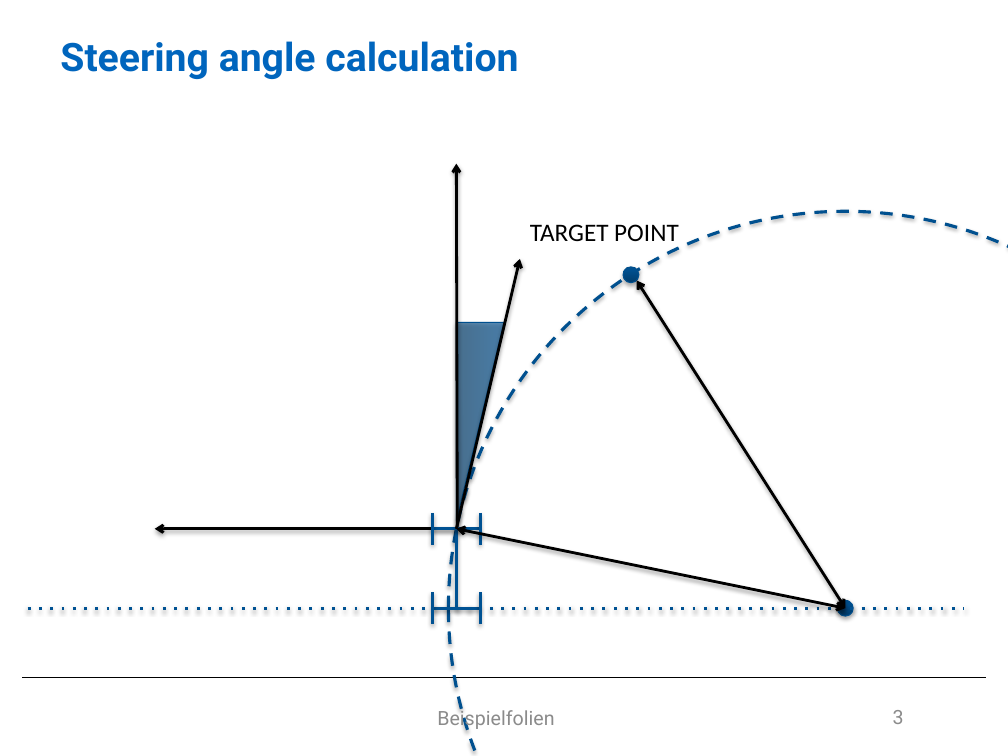
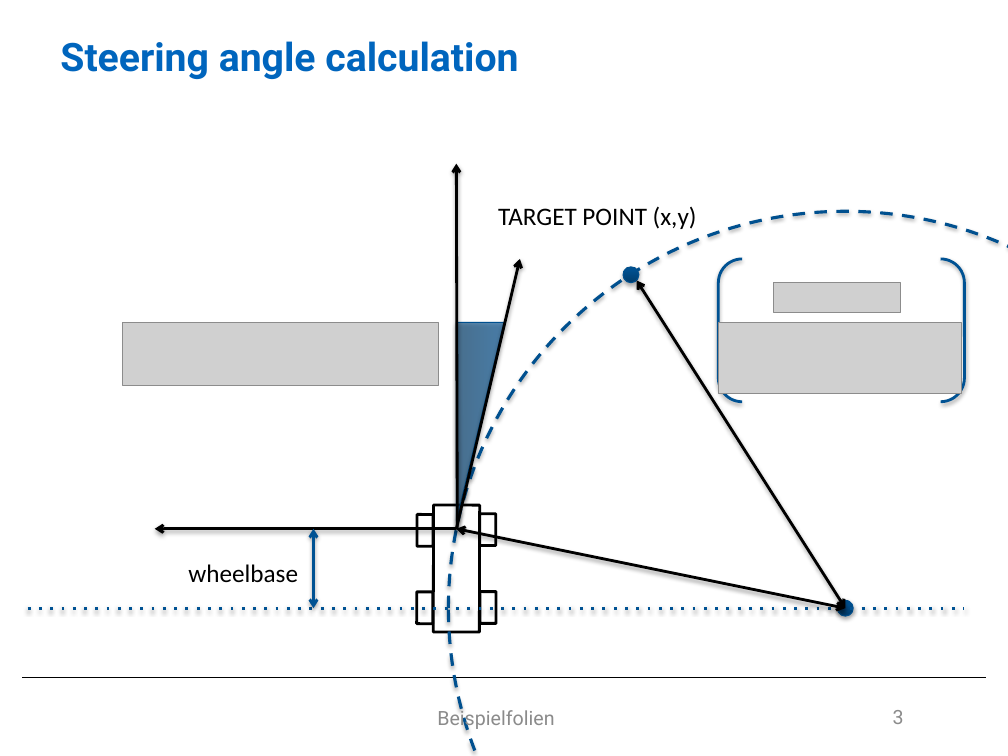
Before and after one commit to tas1516-group-04/tas1516_car_04, a slide deck: slide 3 of presentation/presentation_tlp.pptx. Drawn at 1008x756 pixels with LibreOffice and Linux fonts; fonts in the diff are those of the drawing; grey boxes stand for pictures; background and template pictures are left out. Boxes give left, top, right and bottom in pixels: in the first picture for what was removed or moved away, otherwise in the second. Text is boxed around its words. In the diff, an @@ line names an element or a change of style, - is before the commit and + after.

```diff
--- a/presentation/presentation_tlp.pptx
+++ b/presentation/presentation_tlp.pptx
@@ text at (498,206,697,229): text changed @@
-TARGET POINT
+TARGET POINT (x,y)
@@ bracket pair added at (719,259,965,402), outline #005293 2 pt @@
@@ picture added at (774,283,901,312) @@
@@ picture added at (123,323,438,386) @@
@@ picture added at (719,323,962,394) @@
@@ line moved from (457, 529) - (457, 608) to (313, 529) - (313, 608) @@
@@ line (313, 529) - (313, 608): line to double arrow @@
@@ text added at (188,564,298,583), 18 pt, text #000000 @@
+wheelbase
@@ group removed at (432,513,480,624): 6 lines @@
@@ group added at (417,505,496,632): 5 rectangles @@
```
Also in this commit, not shown: 1 other slide changed, 10 other files.
